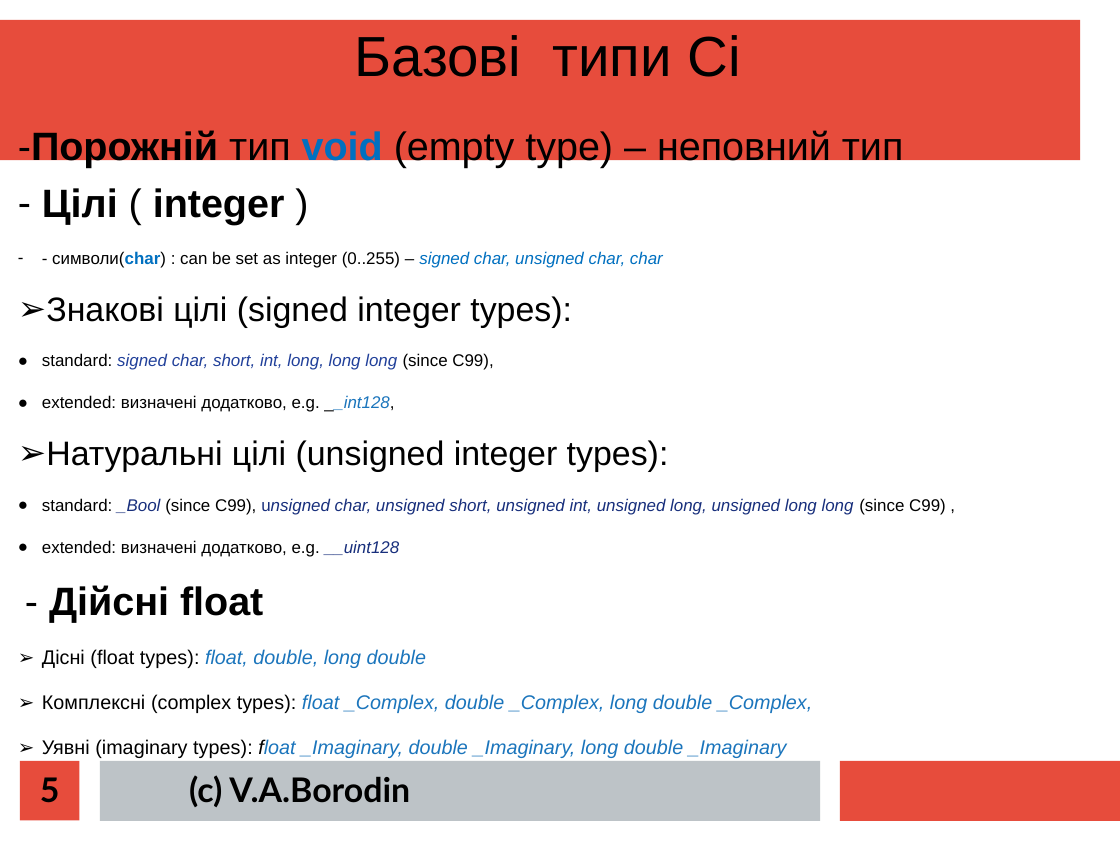
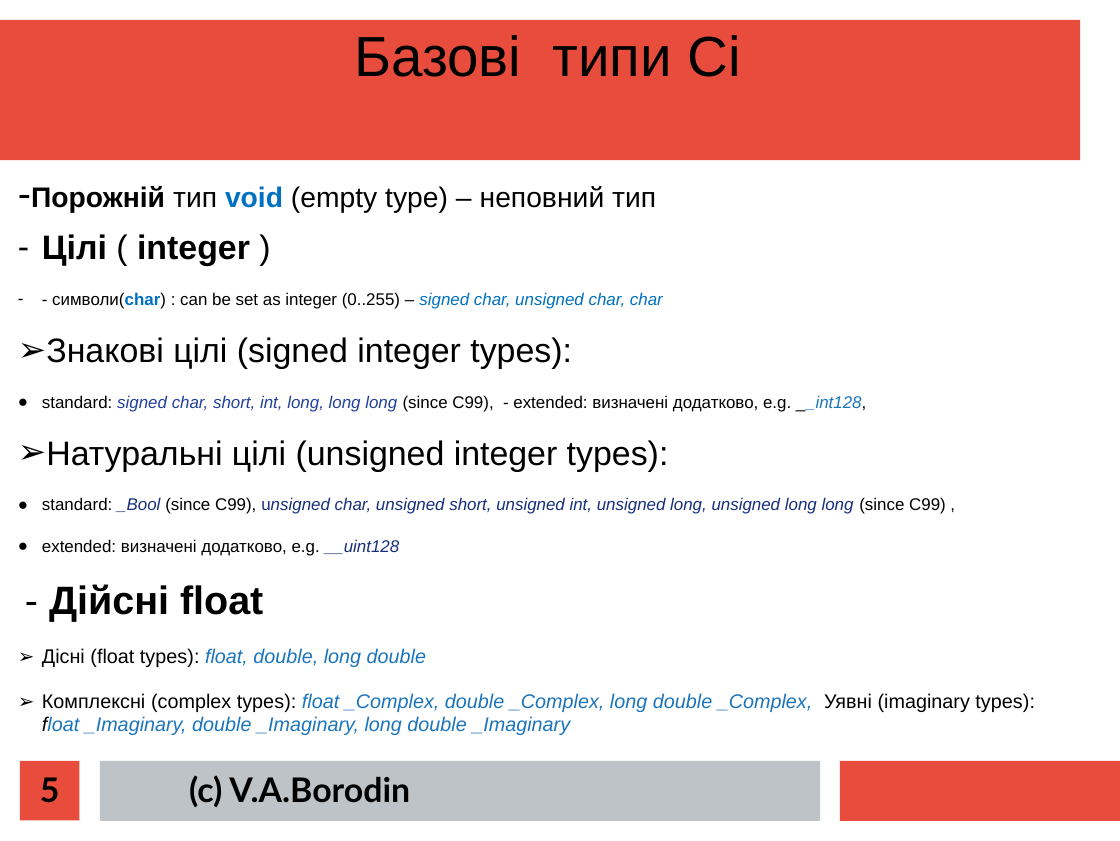
Before and after one commit to mecchmatProjects/CppCourse, a slide deck: slide 5 of Lect02/CppTutorUkr1.ppt. Drawn at 1120x841 pixels with LibreOffice and Linux fonts; fonts in the diff are those of the drawing. Boxes give left, top, right and bottom in pixels: in the first picture for what was removed or moved away, otherwise in the second. Text is boxed around its words. In the diff, an @@ line names an element or a change of style, - is before the commit and + after.

```diff
--- a/Lect02/CppTutorUkr1.ppt
+++ b/Lect02/CppTutorUkr1.ppt
@@ text at (31,186,656,266): size 28 to 20 pt in "-Порожній тип void (empty type) – неповний ..."; size 28 to 24 pt in "Цілі ( integer )" @@
@@ text at (42,395,866,412): text changed @@
-● standard: signed char, short, int, long, long long (since C99),
-● extended: визначені додатково, e.g. __int128,
+● standard: signed char, short, int, long, long long (since C99), - extended: визначені додатково, e.g. __int128,
@@ text at (42,693,1035,735): text changed @@
-➢ Комплексні (complex types): float _Complex, double _Complex, long double _Complex,
-➢ Уявні (imaginary types): float _Imaginary, double _Imaginary, long double _Imaginary
+➢ Комплексні (complex types): float _Complex, double _Complex, long double _Complex, Уявні (imaginary types): float _Imaginary, double _Imaginary, long double _Imaginary
```
Also in this commit, not shown: 16 other slides changed, 1 slide added, 13 other files.
